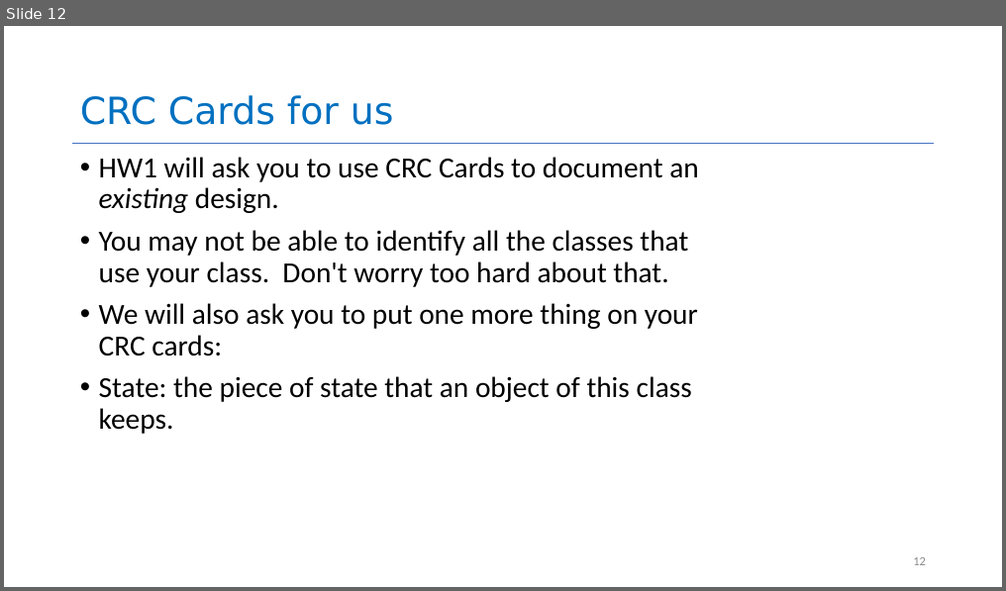
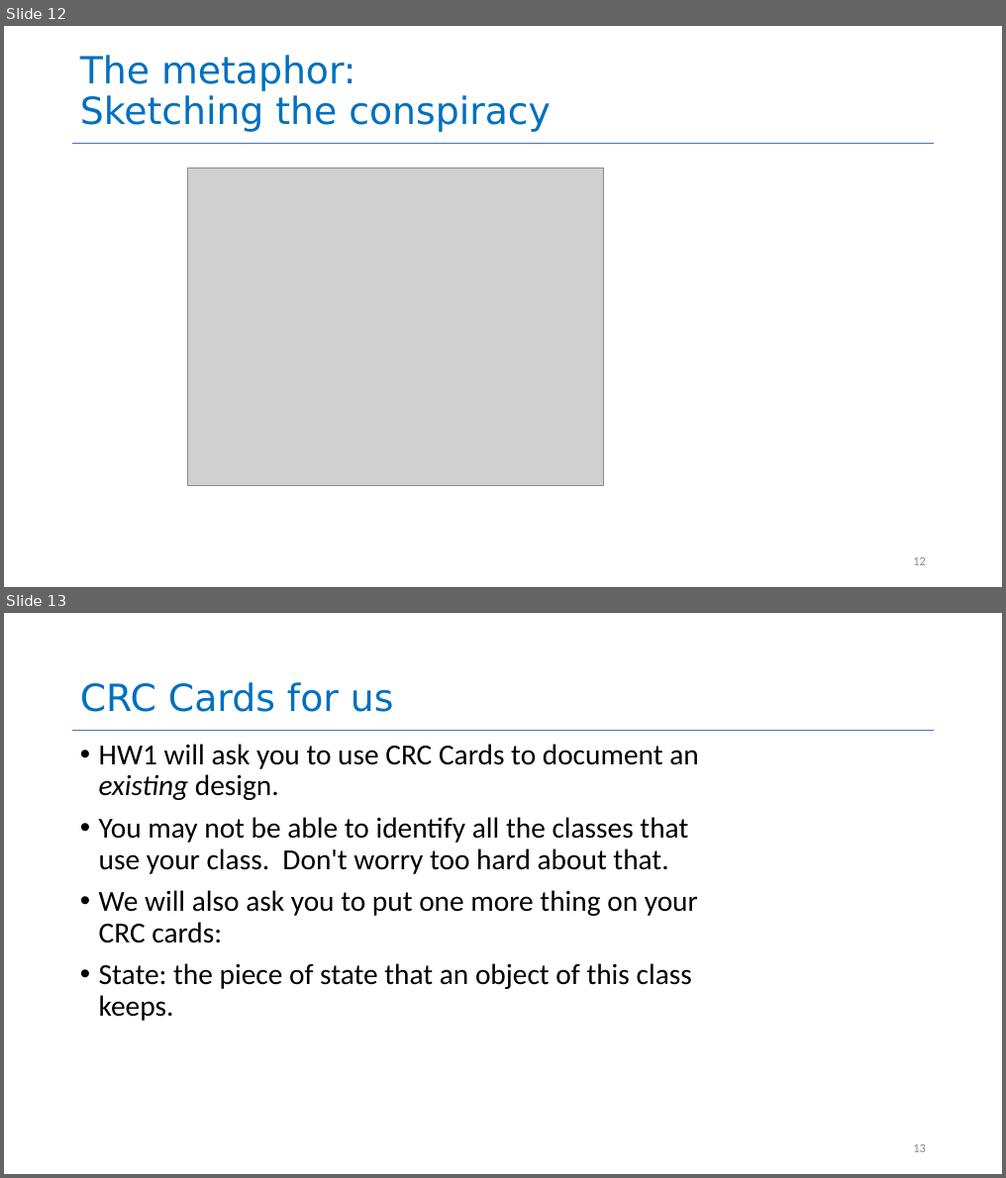
Before and after one commit to neu-se/CS4530-CS5500-Spring-2021, a slide deck: Slides/Lesson 2.1 Documenting Your Design.pptx. Shown one above the other, each under a label of ours: slide 12 before the commit, slides 12 and 13 after it. The pictures are 1006x591 and 1006x1178 pixels, drawn with LibreOffice and Linux fonts; fonts in the diff are those of the drawing; grey boxes stand for pictures. Boxes give left, top, right and bottom in pixels: in the first picture for what was removed or moved away, otherwise in the second. Text is boxed around its words. In the diff, an @@ line names an element or a change of style, - is before the commit and + after.

```diff
--- a/Slides/Lesson 2.1 Documenting Your Design.pptx
+++ b/Slides/Lesson 2.1 Documenting Your Design.pptx
@@ slide 12 added at <box>4,26,1002,587</box>, background #FFFFFF; not listed: 1 template element that a slide beside it also shows @@
@@ title added at <box>80,55,550,132</box>, 36 pt, text #0070C0 @@
+The metaphor:
+Sketching the conspiracy
@@ picture added at <box>187,168,604,485</box> @@
@@ page number added at <box>913,558,926,566</box>, 12 pt, text #8C8C8C @@
+12
@@ what was slide 12 is now slide 13 @@
```
Also in this commit, not shown: 5 slides changed, 5 other slides added, 3 other files.
